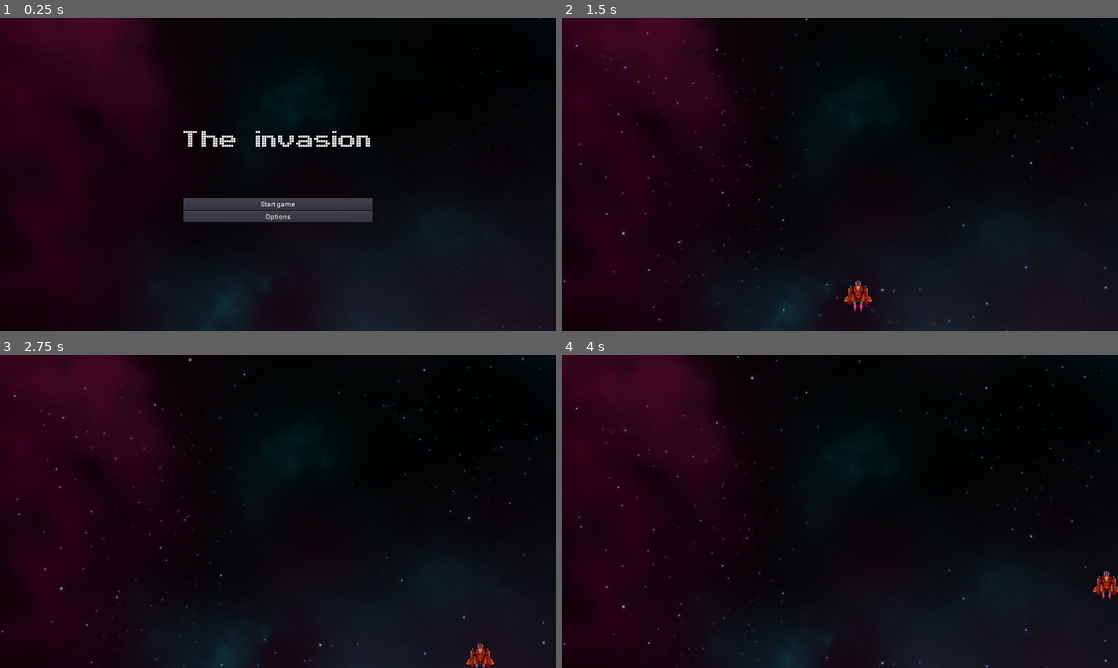
Above: before the commit, frames 1-4 (two rows, left to right).
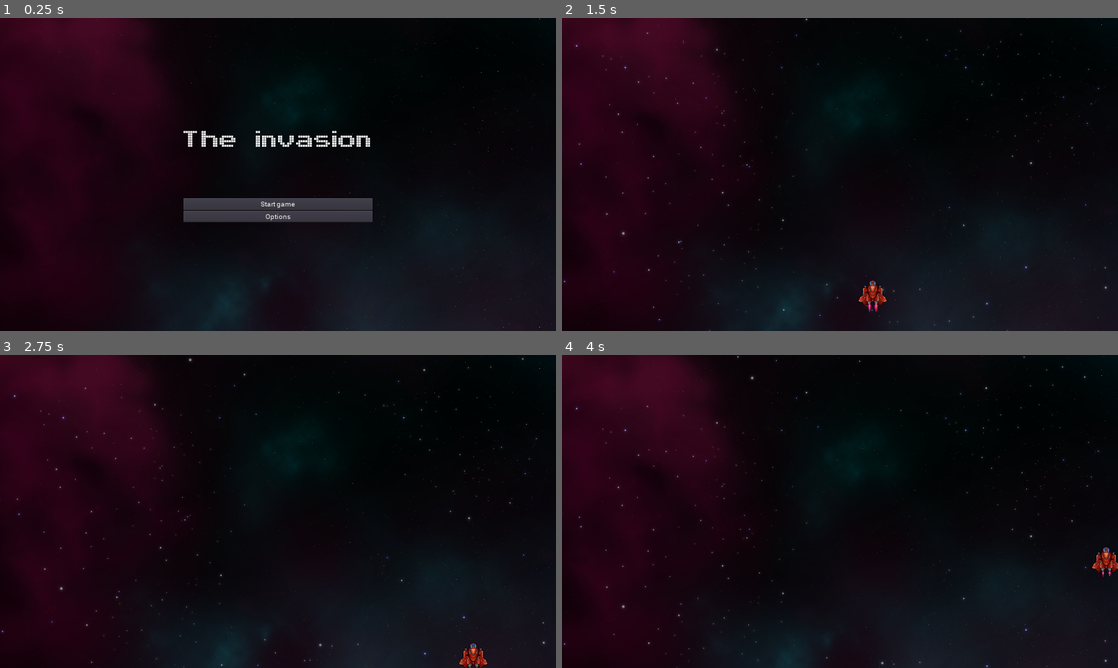
Above: after the commit, the same moments.

Repository: etse/2D-arcade-shooter
Game: Godot game, scene res://screens/MainMenu/MainMenu.tscn
Same seed, same stepped clock (60 frames per second), same inputs: the game is played once before the commit and once after it.
Inputs:
- Up to frame 1 (0.25 s): no input
- Up to frame 2 (1.5 s): click "Start game" at 0.5 s; hold Right (move_right) from 1.28 s (still down)
- Up to frame 3 (2.75 s): release Right (move_right) at 2.03 s; hold Down (move_down) from 2.03 s (still down)
- Up to frame 4 (4 s): release Down (move_down) at 2.78 s; hold Right (move_right) 2.78-3.53 s; hold Up (move_up) from 3.53 s (still down)

The runs differ from the first frame. In frame 2, 0.4% of the frame differs, in the area x 50-59%, y 83-94%; in frame 3, 0.3%; in frame 4, 0.5%, in the area x 95-100%, y 61-78%.

Commit message:
oppdaterer bevegelse

Diff:
--- a/assets/spritesheets/player.sprites/Ship_LVL_1.tres
+++ b/assets/spritesheets/player.sprites/Ship_LVL_1.tres
@@ -3,6 +3,6 @@
 [ext_resource path="res://assets/spritesheets/player.png" type="Texture" id=1]
 
 [resource]
-flags = 5
+flags = 7
 atlas = ExtResource( 1 )
 region = Rect2( 142, 127, 100, 91 )
--- a/components/Player/Player.gd
+++ b/components/Player/Player.gd
@@ -1,18 +1,22 @@
-extends RigidBody2D
+extends KinematicBody2D
 
-const acceleration = 4200
+const acceleration_force = 9000
+const dampening = 10
+const max_speed = 2700
 var velocity = Vector2(0, 0)
-var desired_x_velocity = 0;
-var desired_y_velocity = 0;
+var acceleration = Vector2(0,0 );
 
 func _ready():
 	$Exhaust1.play();
 	$Exhaust2.play();
 
 func _physics_process(delta: float):
-	velocity.x = desired_x_velocity
-	velocity.y = desired_y_velocity
-	applied_force = velocity
+	velocity = velocity - (velocity * dampening * delta)
+
+	velocity = velocity + (acceleration * delta)
+	if velocity.length() > max_speed:
+		velocity = velocity.normalized() * max_speed
+	velocity = move_and_slide(velocity)
 
 func _input(event: InputEvent):
 	handle_movement(event)
@@ -20,22 +24,22 @@
 func handle_movement(event: InputEvent):
 	if event.is_action("move_left"):
 		if event.is_pressed():
-			desired_x_velocity = -acceleration
-		elif desired_x_velocity < 0:
-			desired_x_velocity = 0;
+			acceleration.x = -acceleration_force
+		elif acceleration.x < 0:
+			acceleration.x = 0;
 	if event.is_action("move_right"):
 		if event.is_pressed():
-			desired_x_velocity = acceleration
-		elif desired_x_velocity > 0:
-			desired_x_velocity = 0;
+			acceleration.x = acceleration_force
+		elif acceleration.x > 0:
+			acceleration.x = 0;
 
 	if event.is_action("move_up"):
 		if event.is_pressed():
-			desired_y_velocity = -acceleration
-		elif desired_y_velocity < 0:
-			desired_y_velocity = 0;
+			acceleration.y = -acceleration_force
+		elif acceleration.y < 0:
+			acceleration.y = 0;
 	if event.is_action("move_down"):
 		if event.is_pressed():
-			desired_y_velocity = acceleration
-		elif desired_y_velocity > 0:
-			desired_y_velocity = 0;
+			acceleration.y = acceleration_force
+		elif acceleration.y > 0:
+			acceleration.y = 0;
--- a/components/Player/Player.tscn
+++ b/components/Player/Player.tscn
@@ -21,14 +21,11 @@
 "speed": 12.0
 } ]
 
-[node name="Player" type="RigidBody2D"]
-mode = 2
-gravity_scale = 0.0
-linear_damp = 4.0
+[node name="Player" type="KinematicBody2D"]
 script = ExtResource( 1 )
 
 [node name="Ship_LVL_1" type="Sprite" parent="."]
-position = Vector2( -9.53674e-007, 0 )
+position = Vector2( -9.53674e-07, 0 )
 texture = ExtResource( 2 )
 
 [node name="CollisionShape2D" type="CollisionShape2D" parent="."]
--- a/project.godot
+++ b/project.godot
@@ -57,6 +57,7 @@
 
 [rendering]
 
+quality/driver/driver_name="GLES2"
 quality/2d/use_pixel_snap=true
 vram_compression/import_etc=true
 vram_compression/import_etc2=false
--- a/screens/Levels/TutorialLevel/Level.tscn
+++ b/screens/Levels/TutorialLevel/Level.tscn
@@ -19,7 +19,6 @@
 position = Vector2( 960, 950 )
 
 [node name="WorldBounds" type="StaticBody2D" parent="."]
-editor/display_folded = true
 position = Vector2( 620, -10 )
 __meta__ = {
 "_edit_group_": true,
@@ -43,6 +42,7 @@
 shape = SubResource( 2 )
 
 [node name="Background" type="Node" parent="."]
+pause_mode = 1
 
 [node name="Nebula" parent="Background" instance=ExtResource( 2 )]
 texture = ExtResource( 3 )
